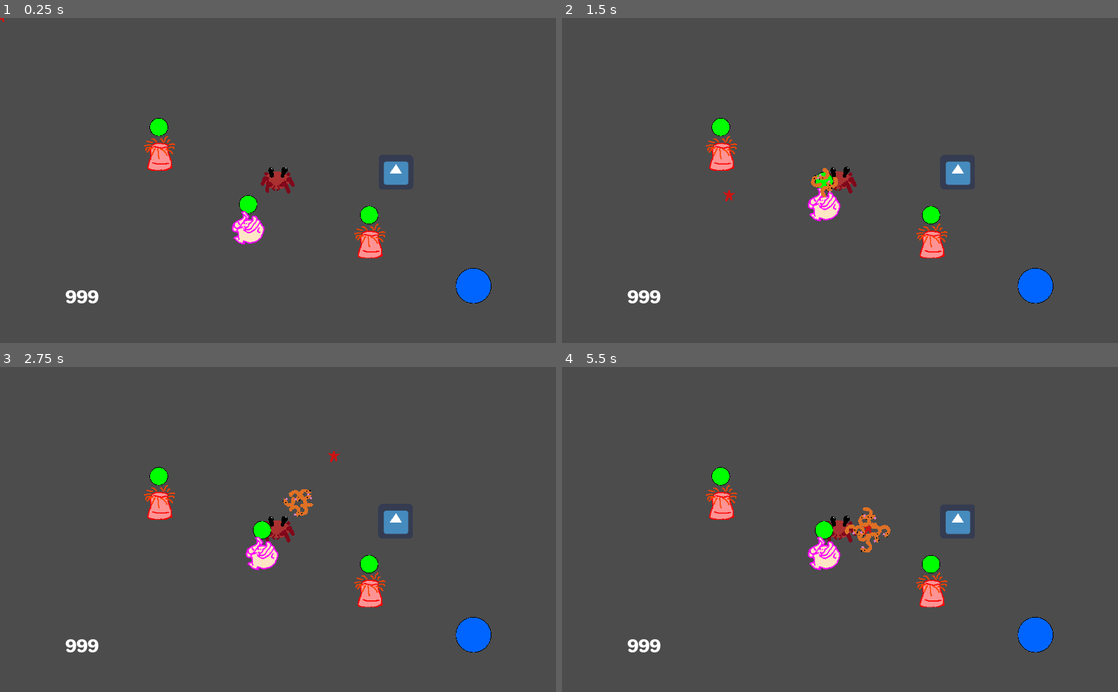
Above: before the commit, frames 1-4 (two rows, left to right).
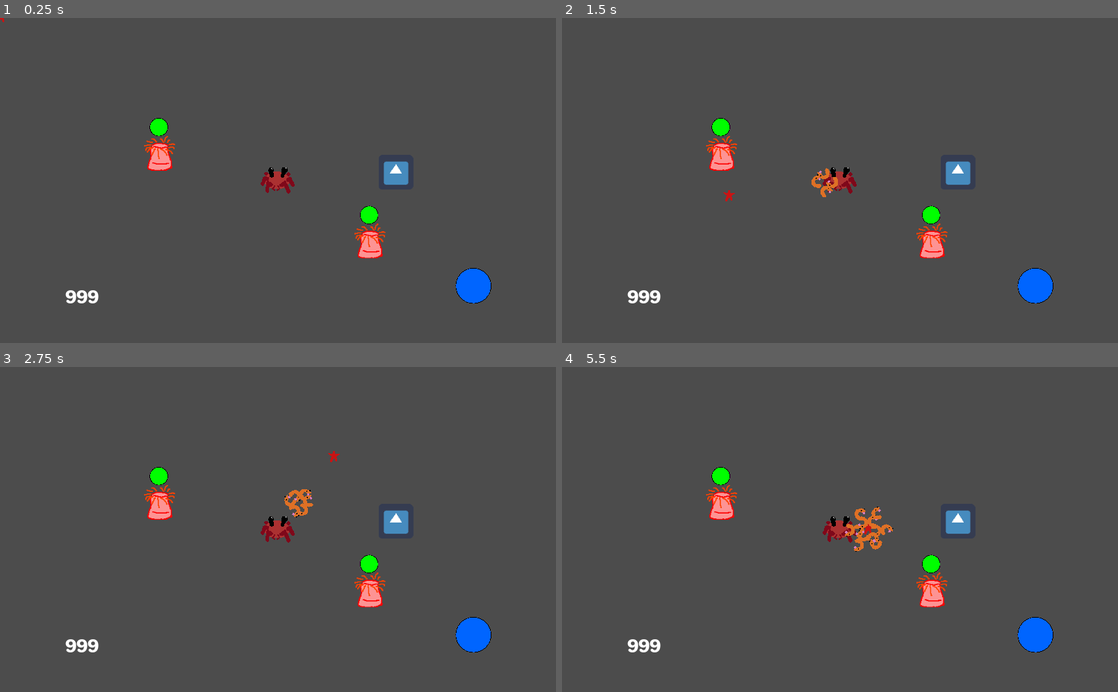
Above: after the commit, the same moments.

Repository: LightBoat9/GGJ2019
Game: Godot game, scene res://Levels/LevelTest.tscn
Two runs of this game, one before a commit and one after it. Both use one fixed random seed, a clock stepped at 60 frames per second and the inputs below. The engine's default icon, where the game draws it, is replaced by a stand-in: a white triangle on a blue panel in a dark square.
Inputs (mouse positions are in pixels of both pictures, inside the frame that each line leads up to):
- Up to frame 1 (0.25 s): no input
- Up to frame 2 (1.5 s): tap Enter (ui_accept) at 0.5, 0.77 s; move the mouse to (962, 164) at 0.52 s; hold Right (ui_right) 0.53-1.28 s; click (962, 164) at 0.67 s; move the mouse to (728, 196) at 1.27 s; hold Down (ui_down) from 1.28 s (still down)
- Up to frame 3 (2.75 s): tap Enter (ui_accept) at 1.52 s; move the mouse to (333, 458) at 2.02 s; release Down (ui_down) at 2.03 s; hold Right (ui_right) from 2.03 s (still down)
- Up to frame 4 (5.5 s): move the mouse to (812, 594) at 2.77 s; release Right (ui_right) at 2.78 s; hold Up (ui_up) 2.78-3.53 s; click (812, 594) at 2.92 s; tap Enter (ui_accept) at 3.02, 3.77, 4.52 s; move the mouse to (1006, 578) at 3.52 s; hold Left (ui_left) 3.53-5.03 s; move the mouse to (673, 480) at 4.27 s; move the mouse to (867, 529) at 5.02 s; hold Down (ui_down) from 5.03 s (still down); click (867, 529) at 5.17 s

The runs differ from the first frame. In frame 1, 0.6% of the frame differs, in the area x 41-48%, y 54-70%; in frame 2, 0.5%; in frame 3, 0.7%; in frame 4, 1.2%, in the area x 25-74%, y 30-74%.

Commit message:
Knockback

Diff:
--- a/Actors/Shrimp/Scripts/Shrimp.gd
+++ b/Actors/Shrimp/Scripts/Shrimp.gd
@@ -6,6 +6,7 @@
 
 var target_position = null
 var velocity = Vector2()
+var knockback_velocity = Vector2()
 
 var acceleration = 2
 var maxSpeed = 8
@@ -19,11 +20,12 @@
 var enemy_touching
 var shrimp_cursor = null
 
-enum States { DEFAULT, LAUNCHING }
+enum States { DEFAULT, LAUNCHING, KNOCKBACK }
 var state = States.DEFAULT
 
 onready var area = $Area2D
 onready var attack_timer = $AttackTimer
+onready var knockback_timer = $KnockbackTimer
 
 func _ready():
 	add_to_group("Players")
@@ -46,6 +48,10 @@
 
 		attack_timer.start()
 
+	if state == States.KNOCKBACK and knockback_timer.time_left == 0:
+		state = States.LAUNCHING
+		_return_to_cursor()
+
 func _physics_process(delta):
 	if (state == States.LAUNCHING):
 		_launch_update()
@@ -57,7 +63,11 @@
 
 	rotation += lerp(minSpin, maxSpin, velocityMag/maxSpeed)
 
-	move_and_slide(velocity/delta)
+	if state != States.KNOCKBACK:
+		move_and_slide(velocity/delta)
+	else:
+		move_and_slide(knockback_velocity / delta)
+
 	if (state == States.LAUNCHING && get_slide_count()>0):
 		var slideCollide = get_slide_collision(get_slide_count()-1)
 
@@ -65,6 +75,7 @@
 			var collider = slideCollide.collider
 
 			if collider.get_collision_layer_bit(0):
+				kockback(slideCollide.normal * 5, 0.2)
 				_return_to_cursor()
 
 
@@ -73,6 +84,13 @@
 func assign_target(var targ):
 	target_position = targ
 	update()
+
+func kockback(velocity, duration):
+	if state != States.KNOCKBACK:
+		state = States.KNOCKBACK
+		knockback_velocity = velocity
+		knockback_timer.wait_time = duration
+		knockback_timer.start()
 
 func kill_shrimp(anglev=Vector2()):
 	var inst = DeathParticles.instance()
@@ -122,7 +140,7 @@
 		_return_to_cursor()
 
 func _return_to_cursor():
-	if (shrimp_cursor != null):
+	if (shrimp_cursor != null and state == States.LAUNCHING):
 		shrimp_cursor.add_shrimp_existing(self)
 		state = States.DEFAULT
 
--- a/Actors/Shrimp/Shrimp.tscn
+++ b/Actors/Shrimp/Shrimp.tscn
@@ -13,7 +13,7 @@
 custom_solver_bias = 0.0
 radius = 16.0
 
-[node name="Shrimp" type="KinematicBody2D"]
+[node name="Shrimp" type="KinematicBody2D" index="0"]
 
 input_pickable = false
 collision_layer = 0
@@ -53,3 +53,10 @@
 wait_time = 0.1
 one_shot = true
 autostart = true
+
+[node name="KnockbackTimer" type="Timer" parent="." index="4"]
+
+process_mode = 1
+wait_time = 1.0
+one_shot = true
+autostart = false
--- a/Levels/LevelTest.tscn
+++ b/Levels/LevelTest.tscn
@@ -1,16 +1,15 @@
-[gd_scene load_steps=6 format=2]
+[gd_scene load_steps=5 format=2]
 
 [ext_resource path="res://Actors/Crab/Crab.tscn" type="PackedScene" id=1]
 [ext_resource path="res://icon.png" type="Texture" id=2]
-[ext_resource path="res://Actors/Enemies/goby/Goby.tscn" type="PackedScene" id=3]
-[ext_resource path="res://Actors/Enemies/Anemone.tscn" type="PackedScene" id=4]
+[ext_resource path="res://Actors/Enemies/Anemone.tscn" type="PackedScene" id=3]
 
 [sub_resource type="RectangleShape2D" id=1]
 
 custom_solver_bias = 0.0
 extents = Vector2( 32, 32 )
 
-[node name="LevelTest" type="Node2D" index="0"]
+[node name="LevelTest" type="Node2D"]
 
 [node name="Crab" parent="." index="0" instance=ExtResource( 1 )]
 
@@ -39,14 +38,10 @@
 position = Vector2( 539.883, 241.569 )
 shape = SubResource( 1 )
 
-[node name="Goby" parent="." index="2" instance=ExtResource( 3 )]
-
-position = Vector2( 268.086, 348.57 )
-
-[node name="Anemone" parent="." index="3" instance=ExtResource( 4 )]
+[node name="Anemone" parent="." index="2" instance=ExtResource( 3 )]
 
 position = Vector2( 490.815, 368.328 )
 
-[node name="Anemone2" parent="." index="4" instance=ExtResource( 4 )]
+[node name="Anemone2" parent="." index="3" instance=ExtResource( 3 )]
 
 position = Vector2( 103.434, 206.071 )
